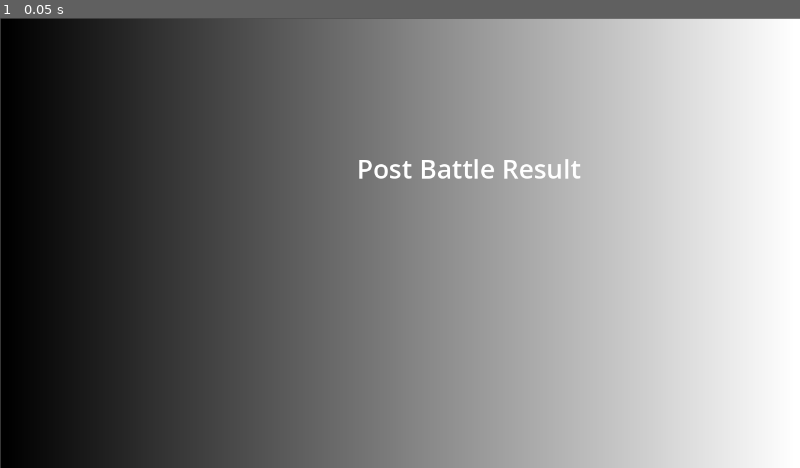
Above: before the commit, frame 1.
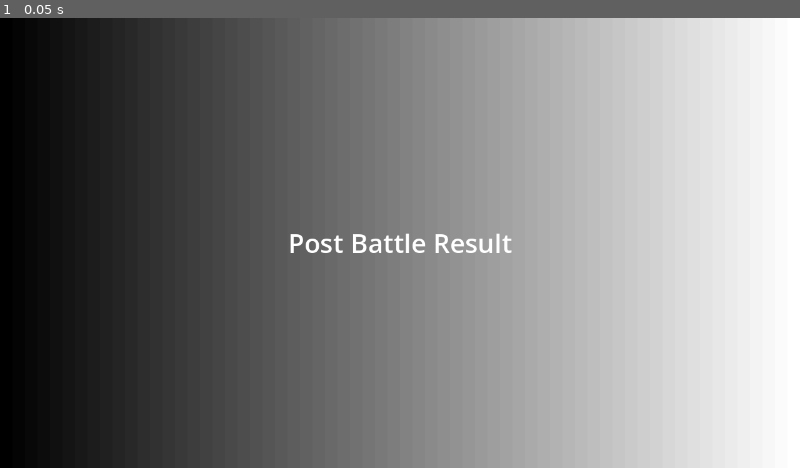
Above: after the commit, the same moment.

Repository: GGamezebo/quizmatik
Game: Godot game, scene res://src/contexts/post_battle_context/post_battle_context.tscn
Same seed, same stepped clock (60 frames per second), same inputs: the game is played once before the commit and once after it. This scene is started directly instead of the project's main scene.
Inputs:
- Up to frame 1 (0.05 s): no input

The runs differ from the first frame. In frame 1, 1.3% of the frame differs, in the area x 0-100%, y 0-100%.

Commit message:
Refactor post-battle context layout and update rendering settings

Diff:
--- a/project.godot
+++ b/project.godot
@@ -26,6 +26,8 @@
 
 window/size/viewport_width=1280
 window/size/viewport_height=720
+window/stretch/mode="viewport"
+window/stretch/aspect="expand"
 
 [dotnet]
 
@@ -62,4 +64,5 @@
 
 [rendering]
 
+textures/canvas_textures/default_texture_filter=0
 renderer/rendering_method="gl_compatibility"
--- a/src/contexts/post_battle_context/post_battle_context.tscn
+++ b/src/contexts/post_battle_context/post_battle_context.tscn
@@ -13,29 +13,23 @@
 [node name="PostBattleContext" type="Node" unique_id=1710544667]
 script = ExtResource("1_uxaqq")
 
-[node name="Control" type="Control" parent="." unique_id=5903422]
-layout_mode = 3
-anchors_preset = 0
-offset_right = 40.0
-offset_bottom = 40.0
-
-[node name="TextureRect" type="TextureRect" parent="Control" unique_id=1219923398]
-layout_mode = 1
-anchors_preset = -1
-anchor_right = 32.025
-anchor_bottom = 18.025002
-offset_left = 1.0
-offset_top = 1.0
-offset_bottom = -6.1035156e-05
+[node name="MarginContainer" type="MarginContainer" parent="." unique_id=908970863]
+anchors_preset = 15
+anchor_right = 1.0
+anchor_bottom = 1.0
 grow_horizontal = 2
 grow_vertical = 2
+
+[node name="TextureRect" type="TextureRect" parent="MarginContainer" unique_id=1219923398]
+layout_mode = 2
 texture = SubResource("GradientTexture2D_uxaqq")
 
-[node name="Label" type="Label" parent="Control" unique_id=103335890]
-layout_mode = 0
-offset_left = 571.0
-offset_top = 212.0
-offset_right = 708.0
-offset_bottom = 235.0
+[node name="VBoxContainer" type="VBoxContainer" parent="MarginContainer" unique_id=204939522]
+layout_mode = 2
+size_flags_horizontal = 4
+size_flags_vertical = 4
+
+[node name="Label" type="Label" parent="MarginContainer/VBoxContainer" unique_id=103335890]
+layout_mode = 2
 text = "Post Battle Result"
 label_settings = SubResource("LabelSettings_8ab8u")
